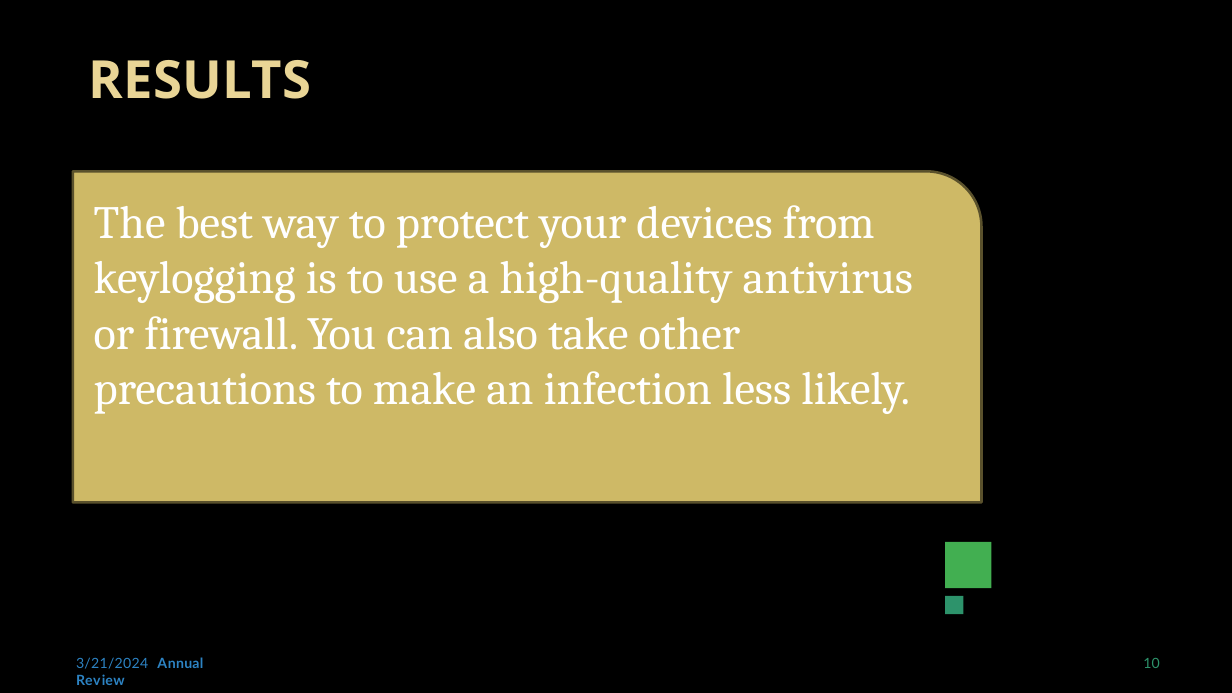
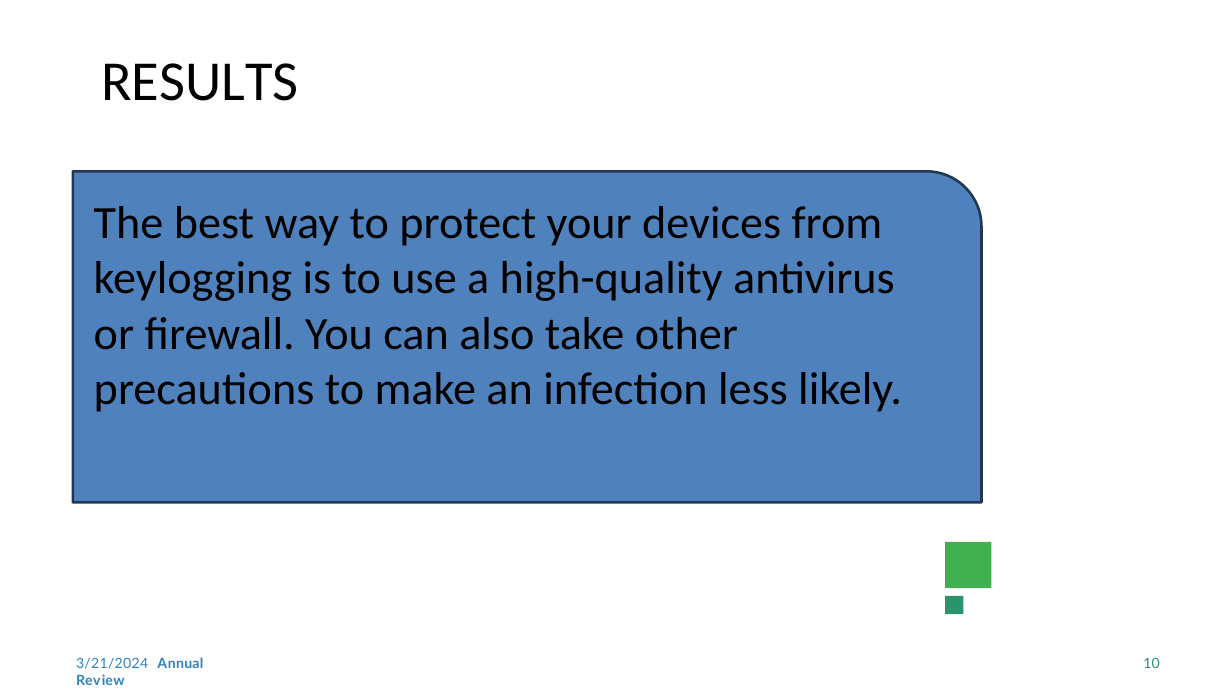
Before and after one commit to madeenavali/keyloger, a slide deck: slide 10 of Template_Presentation_Students.pptx. Drawn at 1232x693 pixels with LibreOffice and Linux fonts; fonts in the diff are those of the drawing; background and template pictures are left out. Boxes give left, top, right and bottom in pixels: in the first picture for what was removed or moved away, otherwise in the second. Text is boxed around its words. In the diff, an @@ line names an element or a change of style, - is before the commit and + after.

```diff
--- a/Template_Presentation_Students.pptx
+++ b/Template_Presentation_Students.pptx
@@ background picture (left out) to #FFFFFF @@
@@ title "RESULTS" at (101, 63, 299, 101): size 41 to 44 pt, font Noto Sans to Calibri, text colour gradient #EAD696 to #E7D081 to #000000, bold off @@
@@ round rect at (73, 171, 982, 502): fill #CEB966 to #4F81BD; outline #5A512D 2 pt to #233953 2 pt @@
@@ text "The best way to protect ..." at (94, 206, 902, 412): font Cambria to Calibri, text colour #FFFFFF to #000000 @@
```
Also in this commit, not shown: 10 other slides changed.
